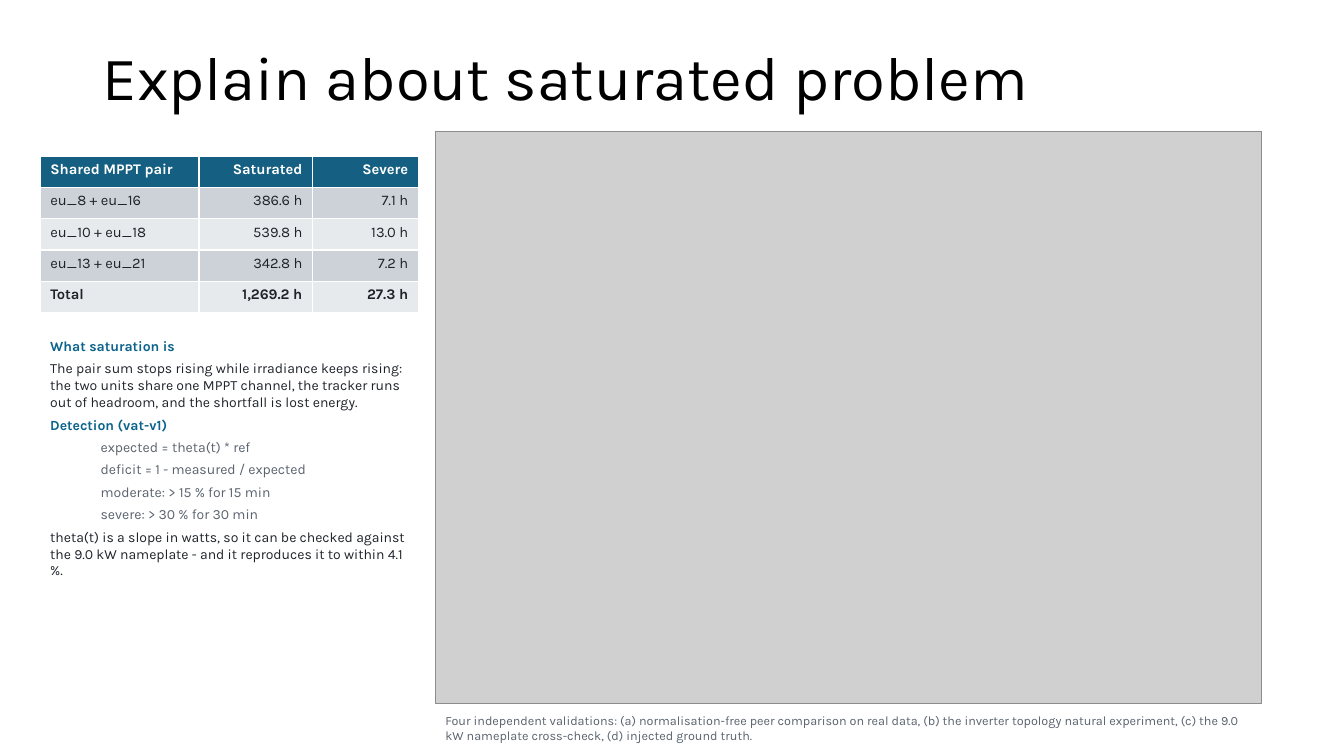
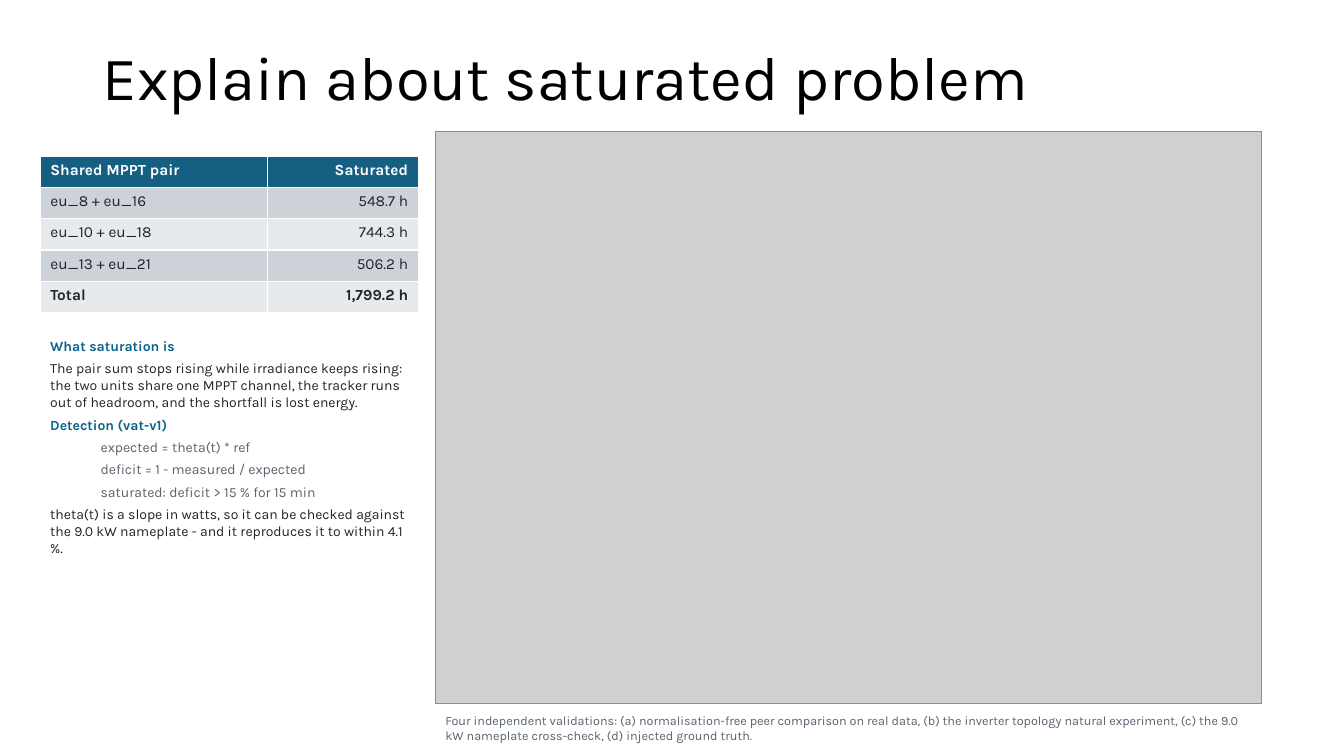
Before and after one commit to nhphuong2504/agrivoltaics, a slide deck: slide 3 of power_production.pptx. Drawn at 1344x756 pixels with LibreOffice and Linux fonts; fonts in the diff are those of the drawing; grey boxes stand for pictures. Boxes give left, top, right and bottom in pixels: in the first picture for what was removed or moved away, otherwise in the second. Text is boxed around its words. In the diff, an @@ line names an element or a change of style, - is before the commit and + after.

```diff
--- a/power_production.pptx
+++ b/power_production.pptx
@@ table at <box>40,156,418,313</box> @@
-column 2: Saturated | 386.6 h | 539.8 h | 342.8 h | 1,269.2 h
-column 3: Severe | 7.1 h | 13.0 h | 7.2 h | 27.3 h
+column 2: Saturated | 548.7 h | 744.3 h | 506.2 h | 1,799.2 h
@@ text at <box>101,487,316,497</box>: text changed @@
-  moderate: > 15 % for 15 min
-  severe: > 30 % for 30 min
+  saturated: deficit > 15 % for 15 min
```
Also in this commit, not shown: 1 other slide changed, 44 other files.
